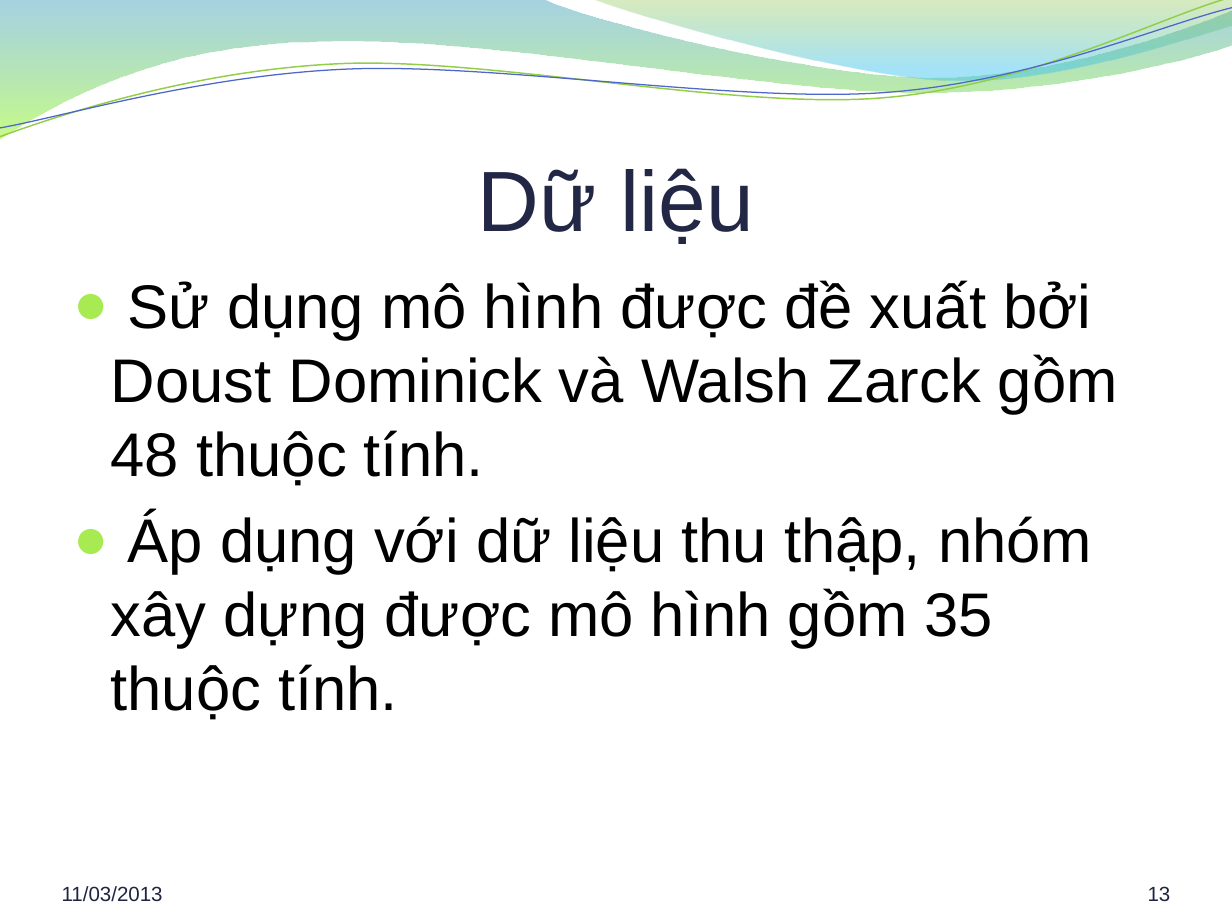
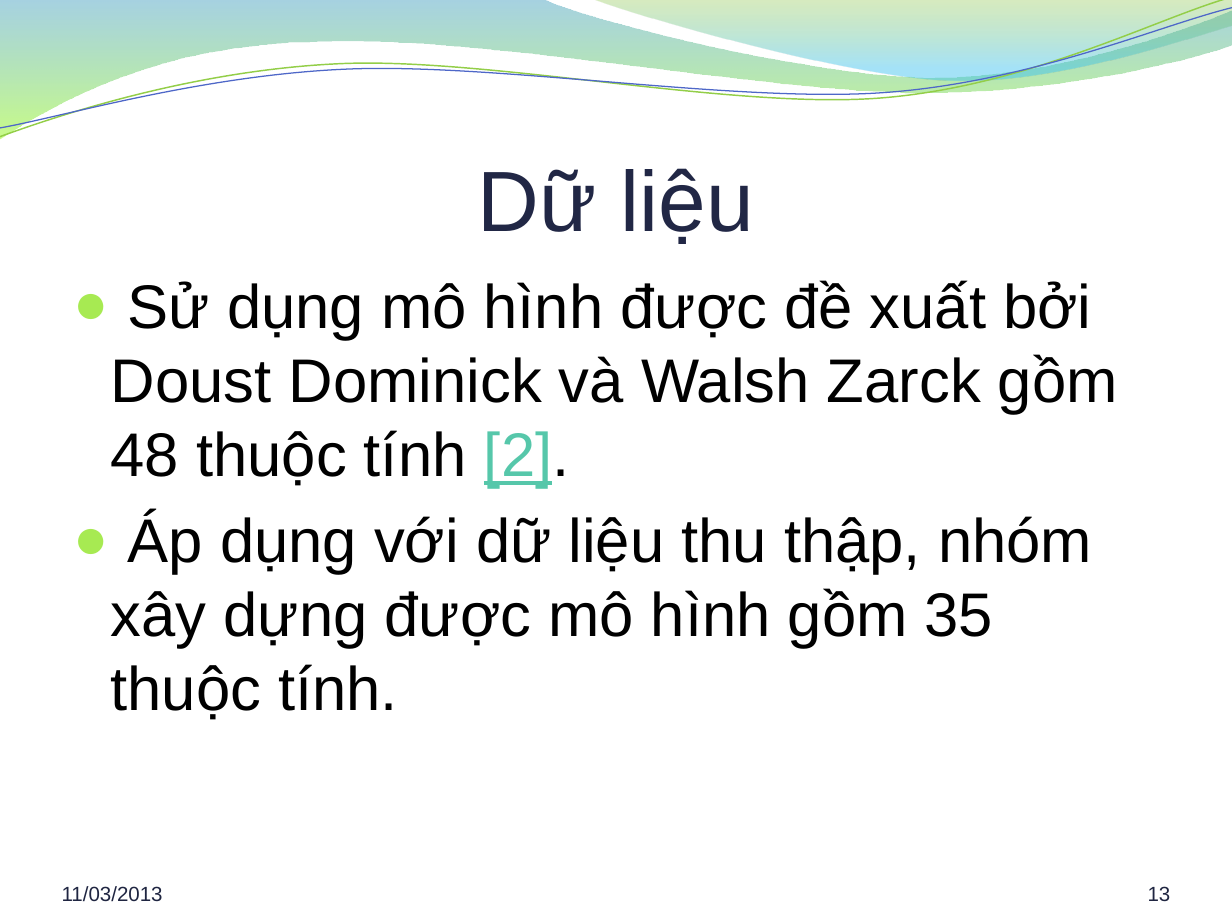
Before and after one commit to hung94it/benhvien, a slide deck: slide 13 of Diabetes/Documents/Report/Bao cao khoa luan.pptx. Drawn at 1232x924 pixels with LibreOffice and Linux fonts; fonts in the diff are those of the drawing; background and template pictures are left out. Boxes give left, top, right and bottom in pixels: in the first picture for what was removed or moved away, otherwise in the second. Text is boxed around its words. In the diff, an @@ line names an element or a change of style, - is before the commit and + after.

```diff
--- a/Diabetes/Documents/Report/Bao cao khoa luan.pptx
+++ b/Diabetes/Documents/Report/Bao cao khoa luan.pptx
@@ text at (x1=111, y1=280, x2=1118, y2=488): text changed @@
-● Sử dụng mô hình được đề xuất bởi Doust Dominick và Walsh Zarck gồm 48 thuộc tính.
+● Sử dụng mô hình được đề xuất bởi Doust Dominick và Walsh Zarck gồm 48 thuộc tính [2].
```
Also in this commit, not shown: 10 other slides changed, 2 slides added, 1 other file.
